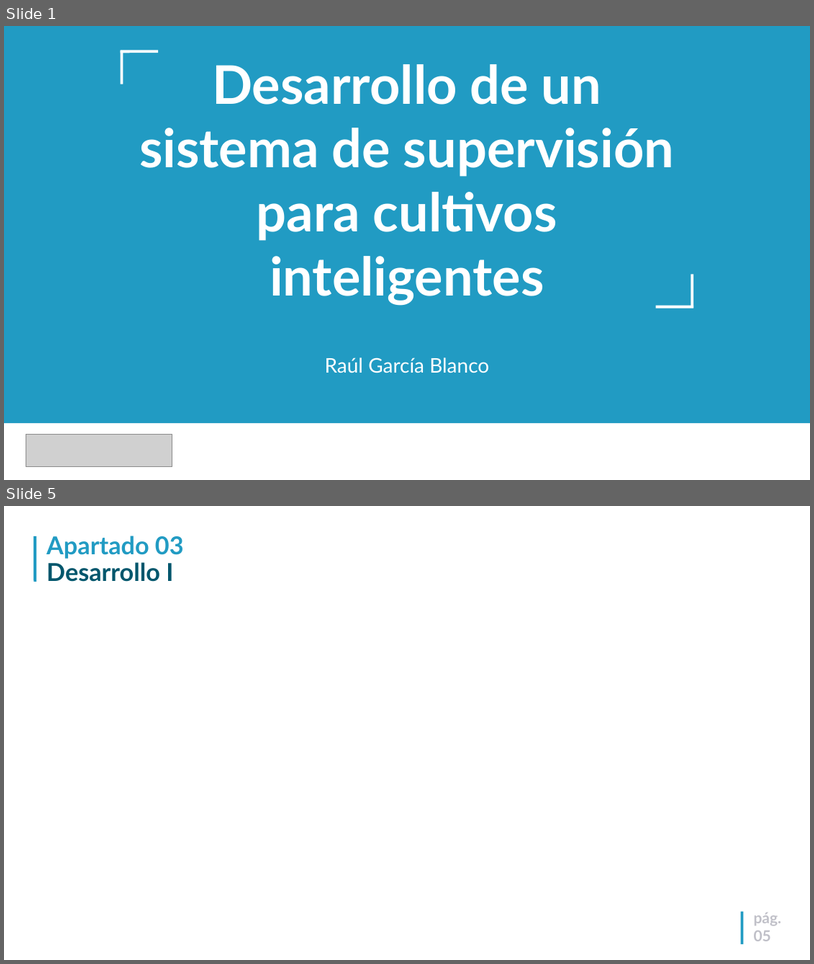
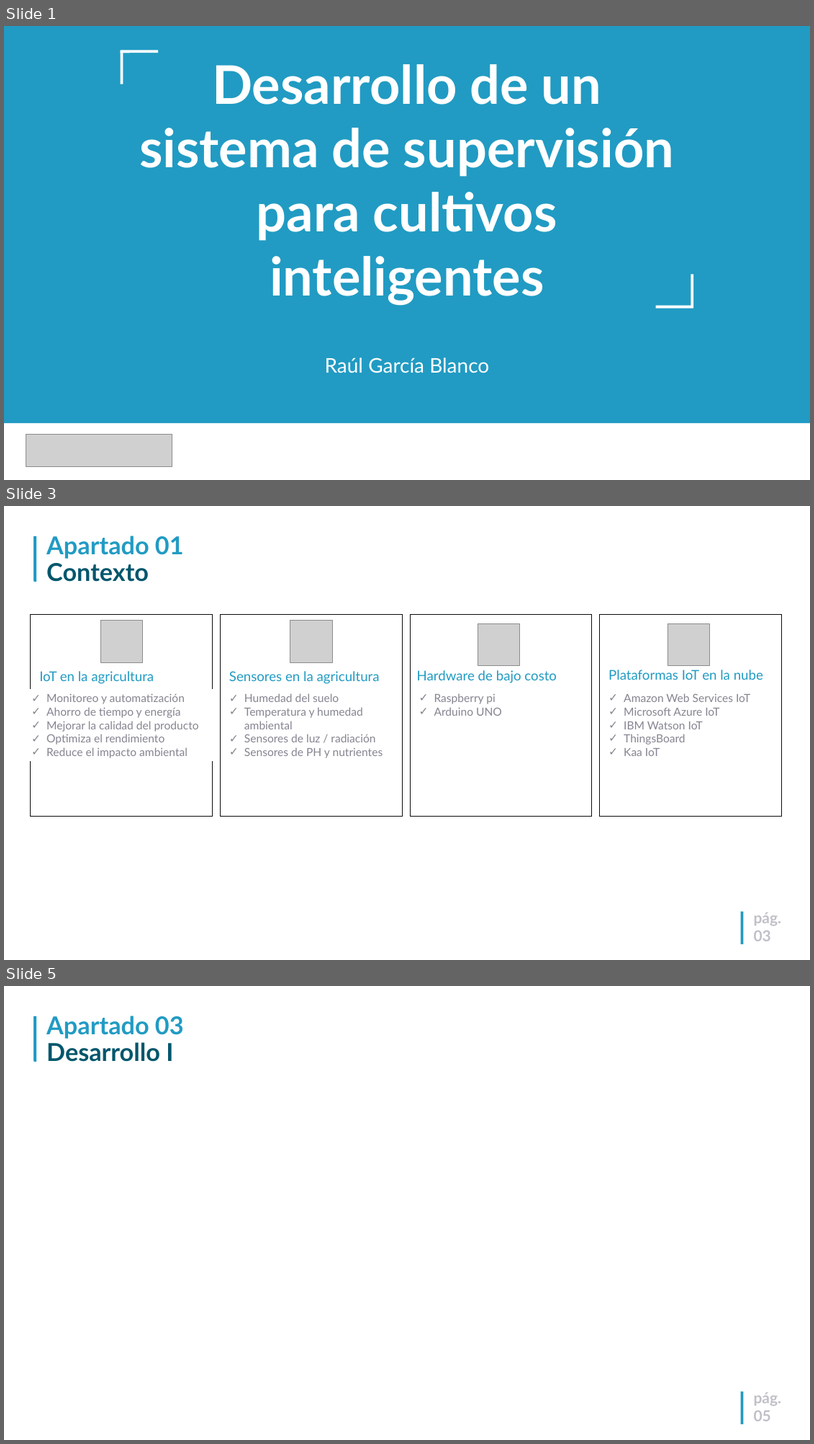
Before and after one commit to rgb2021/TFG, a slide deck: docs/presentacion.ppt. Shown one above the other, each under a label of ours: slides 1 and 5 before the commit, slides 1, 3 and 5 after it; the slides between them are not shown. The pictures are 814x964 and 814x1444 pixels, drawn with LibreOffice and Linux fonts; fonts in the diff are those of the drawing; grey boxes stand for pictures; background and template pictures are left out. Boxes give left, top, right and bottom in pixels: in the first picture for what was removed or moved away, otherwise in the second. Text is boxed around its words. In the diff, an @@ line names an element or a change of style, - is before the commit and + after.

Commit message:
añadida diapositiva de contexto

```diff
--- a/docs/presentacion.ppt
+++ b/docs/presentacion.ppt
@@ slide 3 added at box(4, 506, 810, 960), background #FFFFFF; not listed: 2 template elements that a slide beside it also shows @@
@@ title added at box(46, 536, 184, 582), 44 pt, text #219BC3, bold @@
+Apartado 01
+Contexto
@@ group added at box(27, 615, 215, 816): 3 rectangles, 1 picture @@
+IoT en la agricultura
+✓ Monitoreo y automatización
+✓ Ahorro de tiempo y energía
+✓ Mejorar la calidad del producto
+✓ Optimiza el rendimiento
+✓ Reduce el impacto ambiental
@@ group added at box(221, 615, 402, 816): 3 rectangles, 1 picture @@
+Sensores en la agricultura
+✓ Humedad del suelo
+✓ Temperatura y humedad ambiental
+✓ Sensores de luz / radiación
+✓ Sensores de PH y nutrientes
@@ group added at box(410, 615, 592, 816): 3 rectangles, 1 picture @@
+Hardware de bajo costo
+✓ Raspberry pi
+✓ Arduino UNO
@@ group added at box(600, 615, 782, 816): 3 rectangles, 1 picture @@
+Plataformas IoT en la nube
+✓ Amazon Web Services IoT
+✓ Microsoft Azure IoT
+✓ IBM Watson IoT
+✓ ThingsBoard
+✓ Kaa IoT
@@ page number added at box(754, 912, 782, 941), 27 pt, text #C0C0C8, bold @@
+pág.
+03
```
Also in this commit, not shown: 1 slide changed, 1 slide removed.
